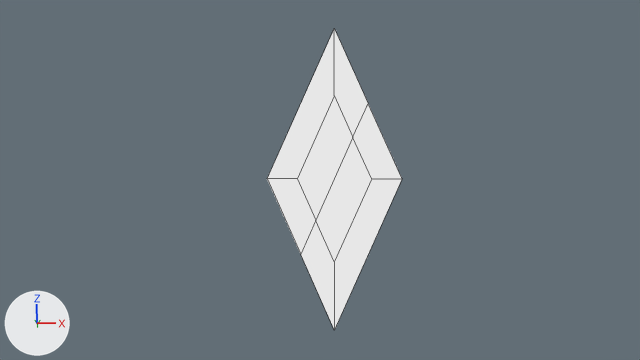
One commit to the Blender file low_poly_yt/CRYSTAL.blend: the scene before it, then after it.
Camera for both pictures: the file's camera 'Camera'. Every picture has the same lights, and +X, +Y and +Z are marked at lower left. Mesh edges are drawn as thin lines.
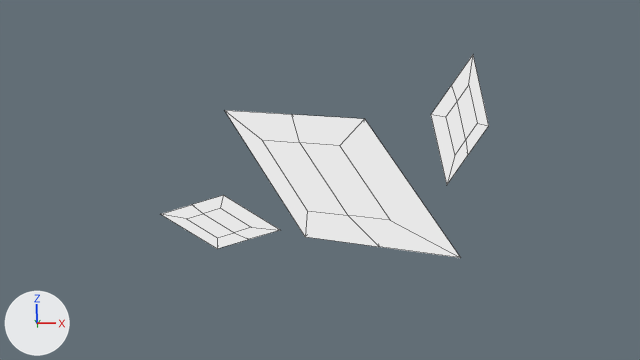
The change in detail:
Object 'Cube' (ob_cube) turns from (0, 45, 0) to (0, -15, -26) degrees about x, y and z.
Object 'Cube.002' (ob_cube_002) is new; it shows a copy of the mesh of ob_cube.
Its location is (2.17, -0.17, 1.01).
Its rotation in degrees is (-7.3, 34, 178).
Its scale is (0.435, 0.435, 0.435).
Object 'Cube.001' (ob_cube_001) is new; it shows a copy of the mesh of ob_cube.
Its location is (-1.96, -0.29, -0.75).
Its rotation in degrees is (5.2, -37, -4.2).
Its scale is (0.397, 0.397, 0.397).

Location of each change, (x1, y1, x2, y2) in pixels of the pictures (640 x 360 px):
'Cube', turned: before (267, 29, 402, 330); after (225, 110, 460, 258)
'Cube.002', added: after (431, 55, 489, 184)
'Cube.001', added: after (161, 195, 280, 249)
